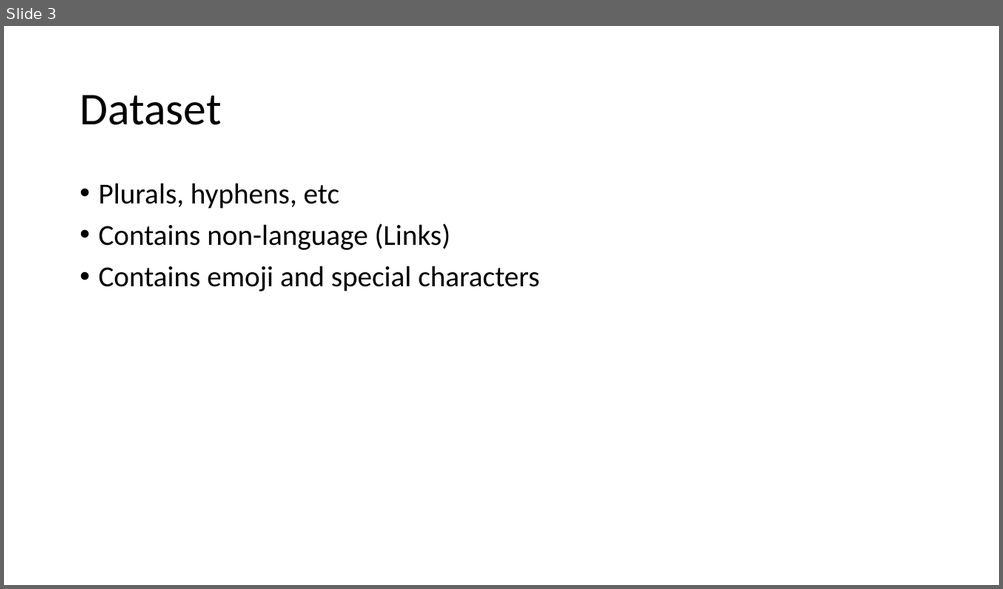
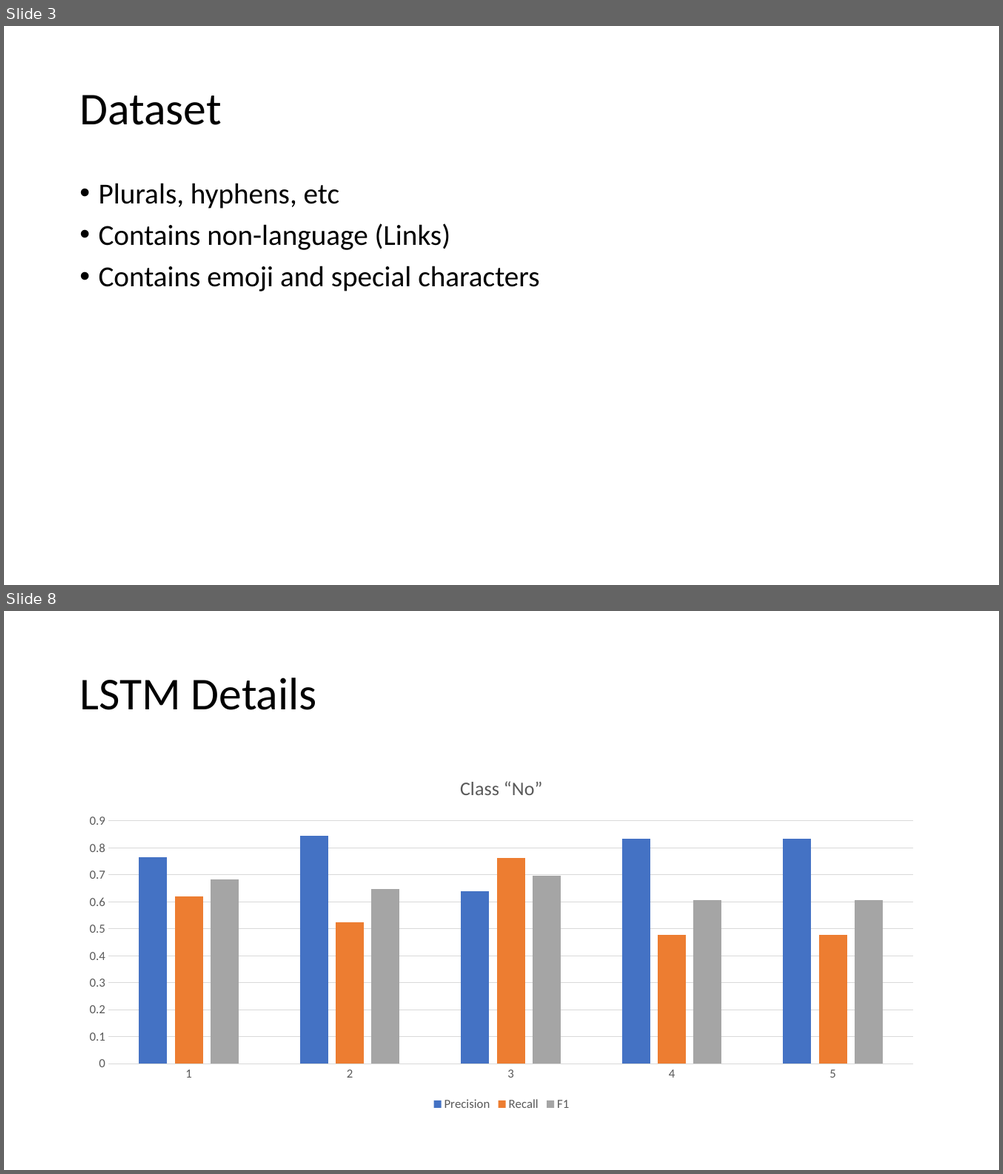
Before and after one commit to elysio2/comp472-a3, a slide deck: Demo_A3_40051654.pptx. Shown one above the other, each under a label of ours: slide 3 before the commit, slides 3 and 8 after it; the slides between them are not shown. The pictures are 1003x589 and 1003x1174 pixels, drawn with LibreOffice and Linux fonts; fonts in the diff are those of the drawing. Boxes give left, top, right and bottom in pixels: in the first picture for what was removed or moved away, otherwise in the second. Text is boxed around its words. In the diff, an @@ line names an element or a change of style, - is before the commit and + after.

Commit message:
lstm and demo

```diff
--- a/Demo_A3_40051654.pptx
+++ b/Demo_A3_40051654.pptx
@@ slide 8 added at box(4, 611, 999, 1170), background #FFFFFF @@
@@ title added at box(79, 678, 317, 710), 44 pt, text #000000 @@
+LSTM Details
@@ column chart added at box(73, 760, 930, 1116) @@
+title "Class “No” "
+categories: 1.0, 2.0, 3.0, 4.0, 5.0
+Precision: 0.76, 0.85, 0.64, 0.83, 0.83
+Recall: 0.62, 0.52, 0.76, 0.48, 0.48
+F1: 0.68, 0.65, 0.7, 0.61, 0.61
```
Also in this commit, not shown: 4 slides changed, 1 other slide added, 11 other files.
